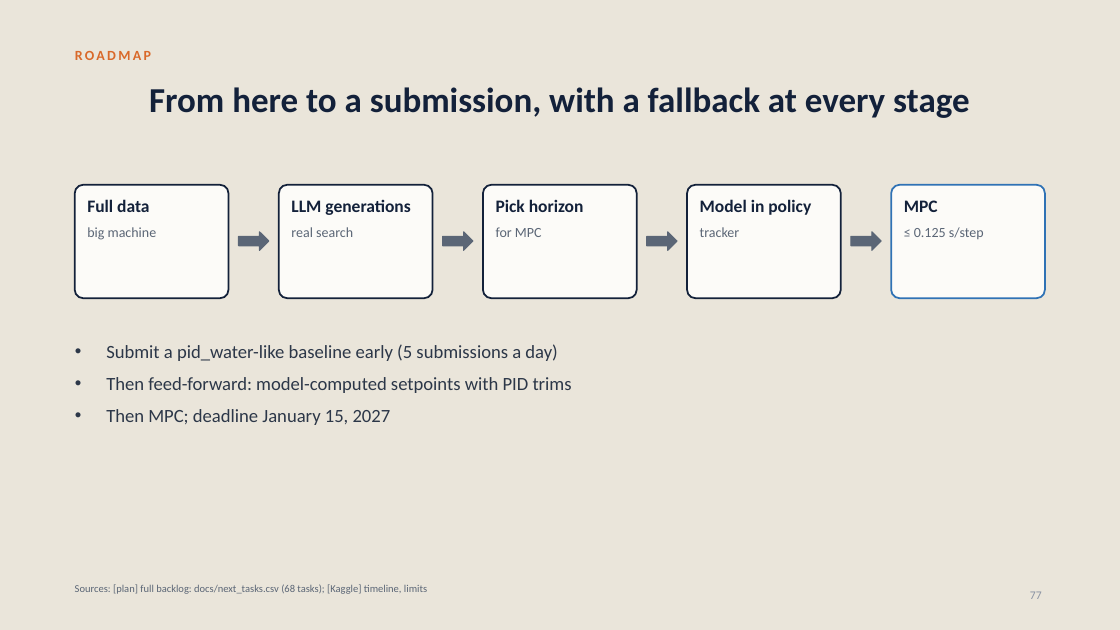
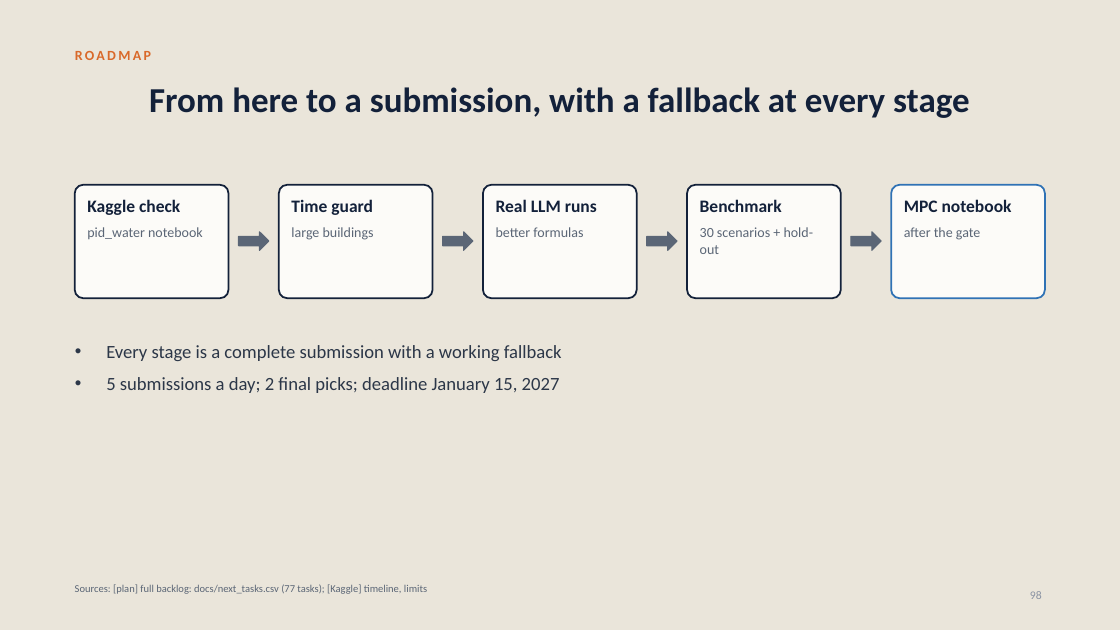
Before and after one commit to srivathsanb14/working-code, a slide deck: slide 98 of docs/One_Controller_for_Every_Building.pptx (slide 77 before the commit). Drawn at 1120x630 pixels with LibreOffice and Linux fonts; fonts in the diff are those of the drawing. Boxes give left, top, right and bottom in pixels: in the first picture for what was removed or moved away, otherwise in the second. Text is boxed around its words. In the diff, an @@ line names an element or a change of style, - is before the commit and + after.

```diff
--- a/docs/One_Controller_for_Every_Building.pptx
+++ b/docs/One_Controller_for_Every_Building.pptx
@@ text at (x1=87, y1=199, x2=180, y2=215): text changed @@
-Full data
+Kaggle check
@@ text at (x1=291, y1=199, x2=373, y2=215): text changed @@
-LLM generations
+Time guard
@@ text at (x1=496, y1=199, x2=597, y2=212): text changed @@
-Pick horizon
+Real LLM runs
@@ text at (x1=700, y1=199, x2=782, y2=212): text changed @@
-Model in policy
+Benchmark
@@ text at (x1=904, y1=199, x2=1012, y2=212): text changed @@
-MPC
+MPC notebook
@@ text at (x1=87, y1=227, x2=203, y2=239): text changed @@
-big machine
+pid_water notebook
@@ text at (x1=291, y1=227, x2=374, y2=240): text changed @@
-real search
+large buildings
@@ text at (x1=496, y1=227, x2=583, y2=237): text changed @@
-for MPC
+better formulas
@@ text at (x1=700, y1=227, x2=814, y2=254): text changed @@
-tracker
+30 scenarios + hold-out
@@ text at (x1=904, y1=227, x2=980, y2=240): text changed @@
-≤ 0.125 s/step
+after the gate
@@ text at (x1=106, y1=345, x2=562, y2=393): text changed @@
-• Submit a pid_water-like baseline early (5 submissions a day)
-• Then feed-forward: model-computed setpoints with PID trims
-• Then MPC; deadline January 15, 2027
+• Every stage is a complete submission with a working fallback
+• 5 submissions a day; 2 final picks; deadline January 15, 2027
@@ text at (x1=75, y1=584, x2=427, y2=594): text changed @@
-Sources: [plan] full backlog: docs/next_tasks.csv (68 tasks); [Kaggle] timeline, limits
+Sources: [plan] full backlog: docs/next_tasks.csv (77 tasks); [Kaggle] timeline, limits
@@ page number at (x1=1030, y1=591, x2=1042, y2=599): text changed @@
-77
+98
```
Also in this commit, not shown: 62 other slides changed, 21 slides added, 6 other files.
